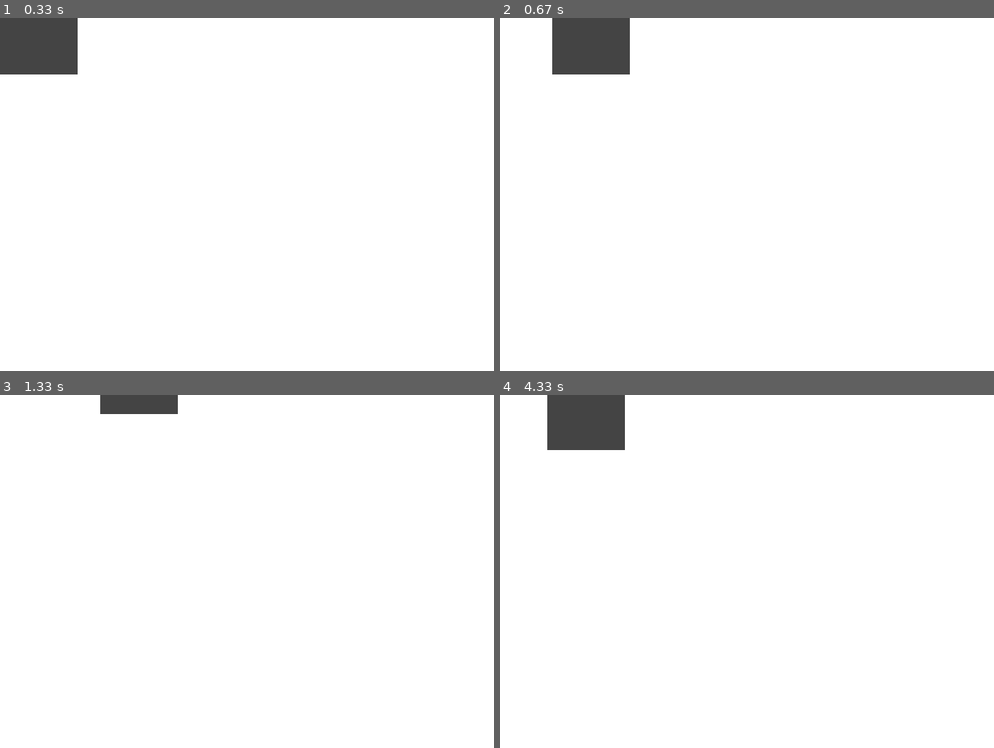
Above: before the commit, frames 1-4 (two rows, left to right).
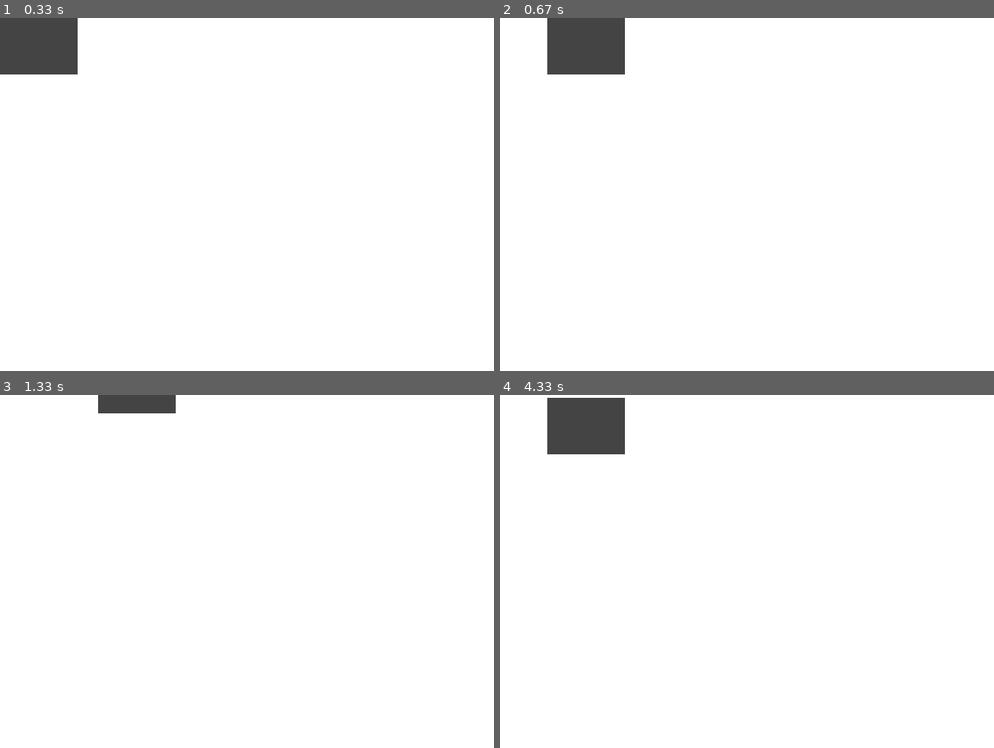
Above: after the commit, the same moments.

Repository: miljkovicivan/pygame-nuketown
Game: pygame game, started from mips/game.py
Same seed, same stepped clock (60 frames per second), same inputs: the game is played once before the commit and once after it.
Inputs:
- Up to frame 1 (0.33 s): no input
- Up to frame 2 (0.67 s): hold Right from 0.33 s (still down)
- Up to frame 3 (1.33 s): release Right at 0.8 s; hold Up 0.83-1.13 s; hold Right from 1.17 s (still down)
- Up to frame 4 (4.33 s): release Right at 1.63 s; hold Left 1.67-2.2 s; hold Down 2.23-2.53 s; hold Left 2.57-2.97 s; hold Up 3-3.37 s; hold Right 3.4-4.03 s; hold Down from 4.07 s (still down)

Frame 1 is identical in both runs. In frame 2, 0.3% of the frame differs, in the area x 9-27%, y 0-16%; in frame 3, less than 0.1%; in frame 4, 0.3%.

Commit message:
Add a rudimentary entity system

Diff:
--- a/mips/game.py
+++ b/mips/game.py
@@ -1,12 +1,7 @@
-from random import random
+import pygame, sys, time
+from pygame.locals import QUIT
 
-import pygame, sys, time
-from pygame.locals import QUIT, KEYDOWN, K_LEFT, K_RIGHT, K_UP, K_DOWN
-
-
-def mistake():
-    """Return a random number between -5 and 5."""
-    return random()*10 - 5
+from mips.vehicle import Vehicle
 
 
 FPS = 30
@@ -30,33 +25,26 @@
     pygame.display.set_caption('Animation')
     background = pygame.image.load('bg.png')
 
-    sprite = pygame.image.load('down.png')
-    spritex = 0
-    spritey = 0
+    drawables = []
+    updatables = []
+
+    vehicle = Vehicle('down.png', x=0, y=0, surface=displaysurf)
+    drawables.append(vehicle)
+    updatables.append(vehicle)
 
     while True:
         displaysurf.blit(background, (0, 0))
 
-        displaysurf.blit(sprite, (spritex, spritey))
+        for drawable in drawables:
+            drawable.draw()
 
         for event in pygame.event.get():
+            for updatable in updatables:
+                updatable.update(event)
+
             if event.type == QUIT:
                 pygame.quit()
                 sys.exit()
-
-            if event.type == KEYDOWN:
-                if event.key == K_LEFT:
-                    spritex -= 70 + mistake()
-                    # sprite=pygame.image.load('left.png')
-                elif event.key == K_RIGHT:
-                    spritex += 70 + mistake()
-                    # sprite=pygame.image.load('right.png')
-                elif event.key == K_UP:
-                    spritey -= 50 + mistake()
-                    # sprite=pygame.image.load('up.png')
-                elif event.key == K_DOWN:
-                    spritey += 50 + mistake()
-                    # sprite=pygame.image.load('down.png')
 
         pygame.display.update()
         fps_clock.tick(FPS)
--- /dev/null
+++ b/mips/utils.py
@@ -0,0 +1,6 @@
+from random import random
+
+
+def mistake():
+    """Return a random number between -5 and 5."""
+    return random()*10 - 5
--- /dev/null
+++ b/mips/vehicle.py
@@ -0,0 +1,31 @@
+import pygame
+from pygame.locals import KEYDOWN, K_LEFT, K_RIGHT, K_UP, K_DOWN
+
+from mips import utils
+
+
+class Vehicle:
+    def __init__(self, image_filename, x, y, surface):
+        self.sprite = pygame.image.load(image_filename)
+        self._x = x
+        self._y = y
+        self.surface = surface
+
+    def draw(self):
+        """The render method."""
+        self.surface.blit(self.sprite, (self._x, self._y))
+
+    def update(self, event):
+        if event.type == KEYDOWN:
+            if event.key == K_LEFT:
+                self._x -= 70 + utils.mistake()
+                # sprite=pygame.image.load('left.png')
+            elif event.key == K_RIGHT:
+                self._x += 70 + utils.mistake()
+                # sprite=pygame.image.load('right.png')
+            elif event.key == K_UP:
+                self._y -= 50 + utils.mistake()
+                # sprite=pygame.image.load('up.png')
+            elif event.key == K_DOWN:
+                self._y += 50 + utils.mistake()
+                # sprite=pygame.image.load('down.png')
